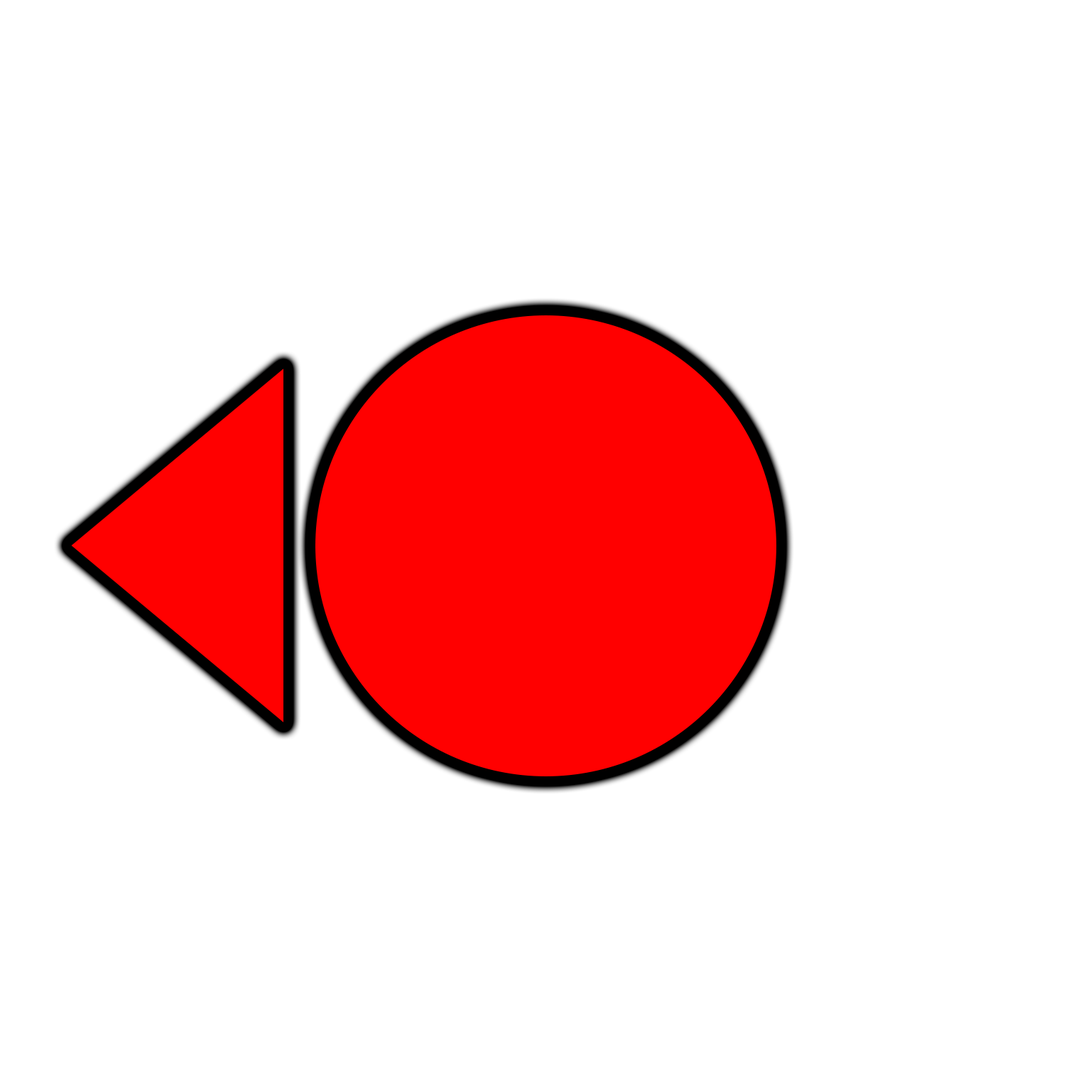
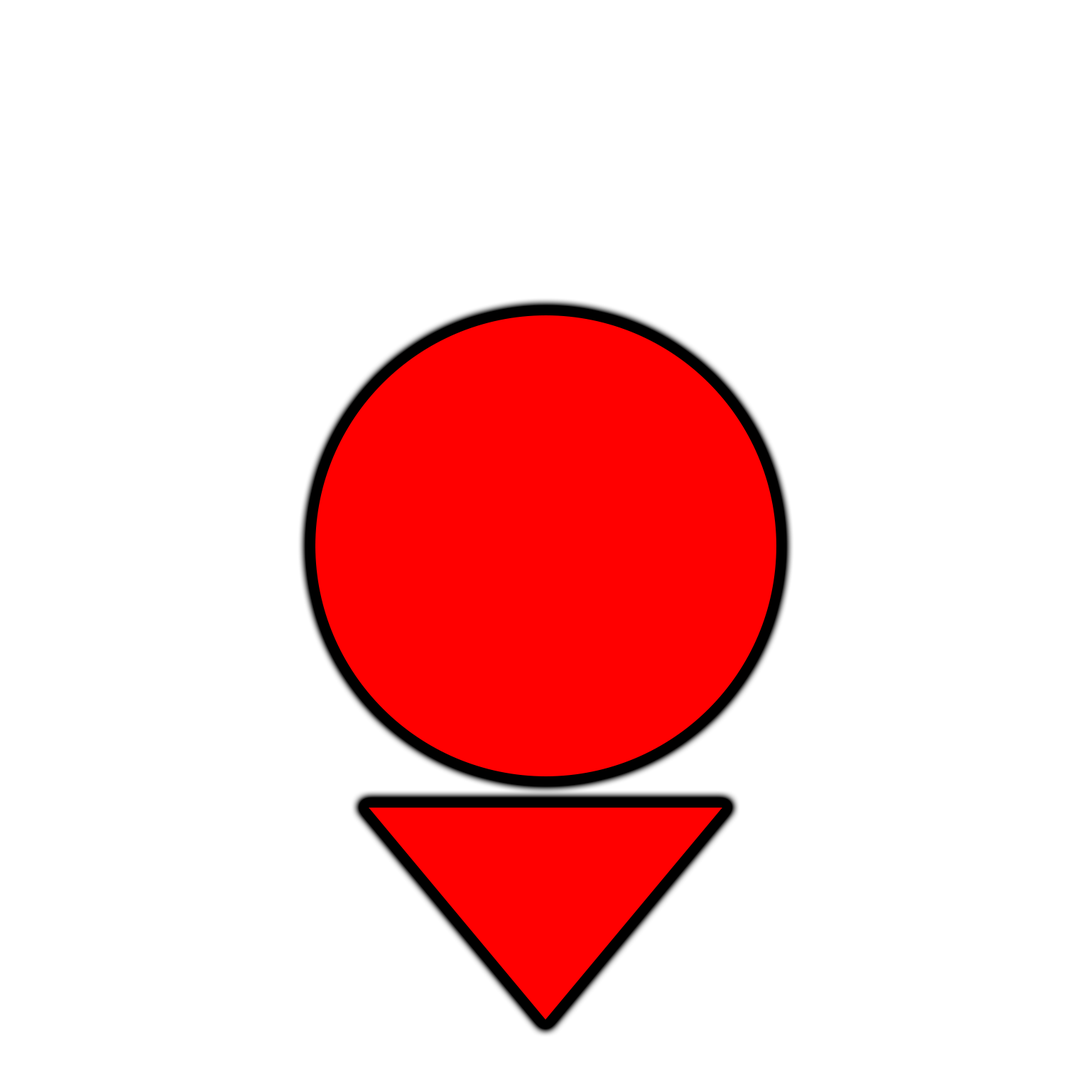
Layers edited between the first and the second w=1091, h=1091 image:
painted on "三角形 1" over (70, 367, 725, 1022)
